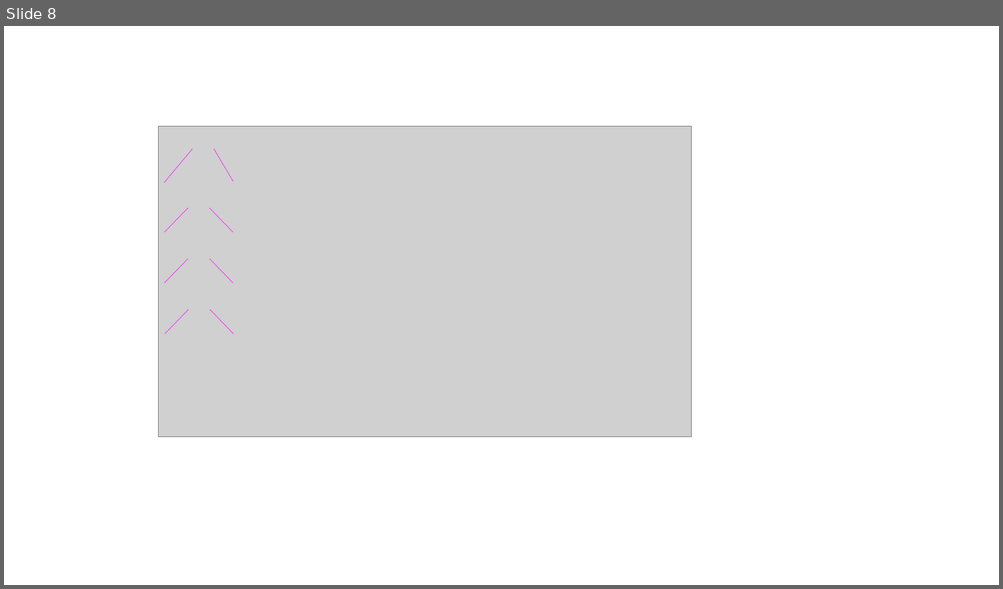
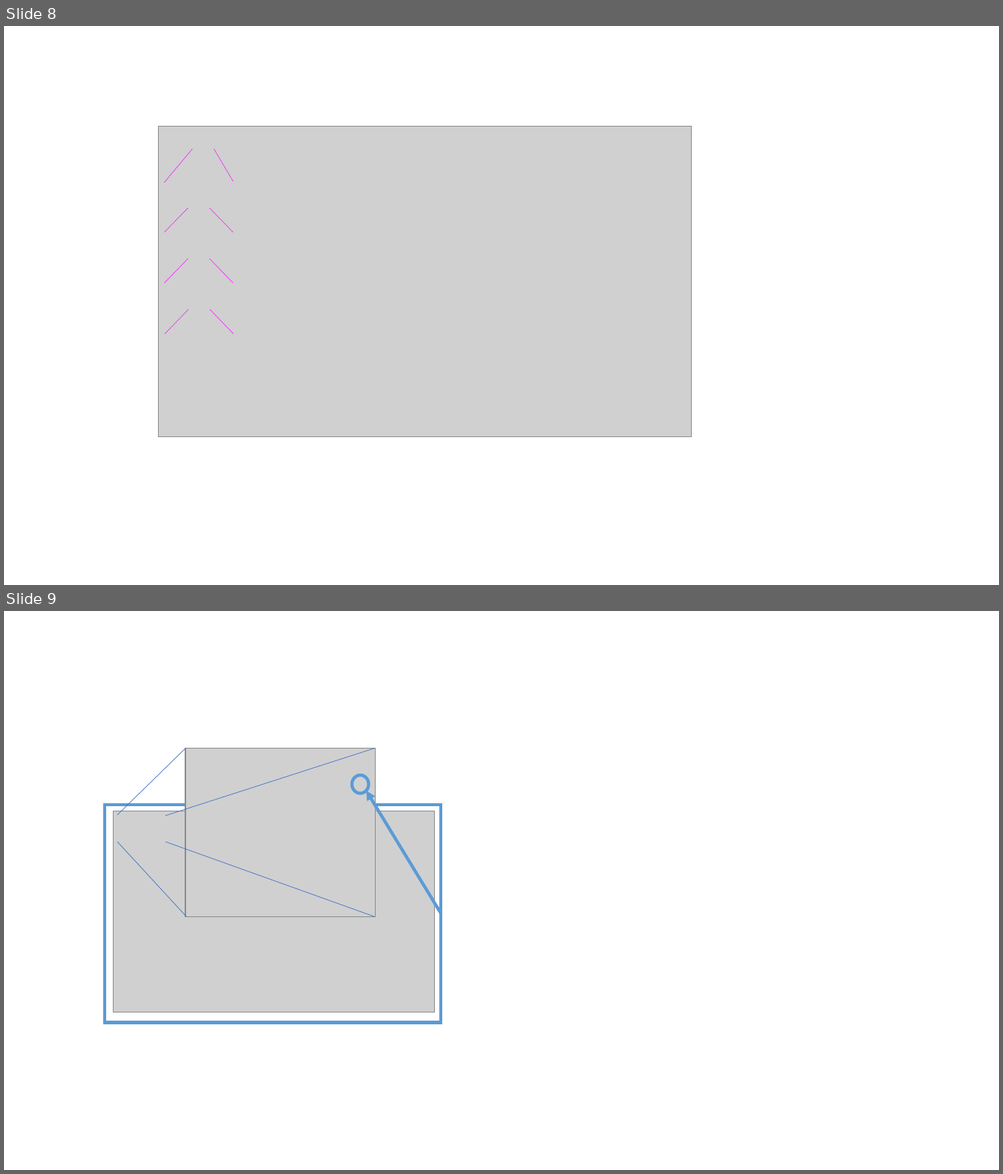
Before and after one commit to divyinfo/fractals-report, a slide deck: LatexImages.pptx. Shown one above the other, each under a label of ours: slide 8 before the commit, slides 8 and 9 after it. The pictures are 1003x589 and 1003x1174 pixels, drawn with LibreOffice and Linux fonts; fonts in the diff are those of the drawing; grey boxes stand for pictures. Boxes give left, top, right and bottom in pixels: in the first picture for what was removed or moved away, otherwise in the second. Text is boxed around its words. In the diff, an @@ line names an element or a change of style, - is before the commit and + after.

```diff
--- a/LatexImages.pptx
+++ b/LatexImages.pptx
@@ slide 9 added at (4,611,999,1170), background #FFFFFF @@
@@ line added from (117, 815) to (185, 749), #4472C4 0.5 pt @@
@@ line added from (165, 815) to (375, 749), #4472C4 0.5 pt @@
@@ picture added at (185,749,375,917) @@
@@ ellipse added at (352,775,368,793), outline #5B9BD5 3 pt @@
@@ rectangle added at (105,805,441,1023), outline #5B9BD5 3 pt @@
@@ arrow added from (441, 914) to (366, 791), #5B9BD5 3 pt @@
@@ picture added at (114,811,435,1012) @@
@@ line added from (117, 843) to (186, 917), #4472C4 0.5 pt @@
@@ line added from (166, 843) to (375, 917), #4472C4 0.5 pt @@
```
Also in this commit, not shown: 6 other slides added, 1 slide removed, 23 other files.
